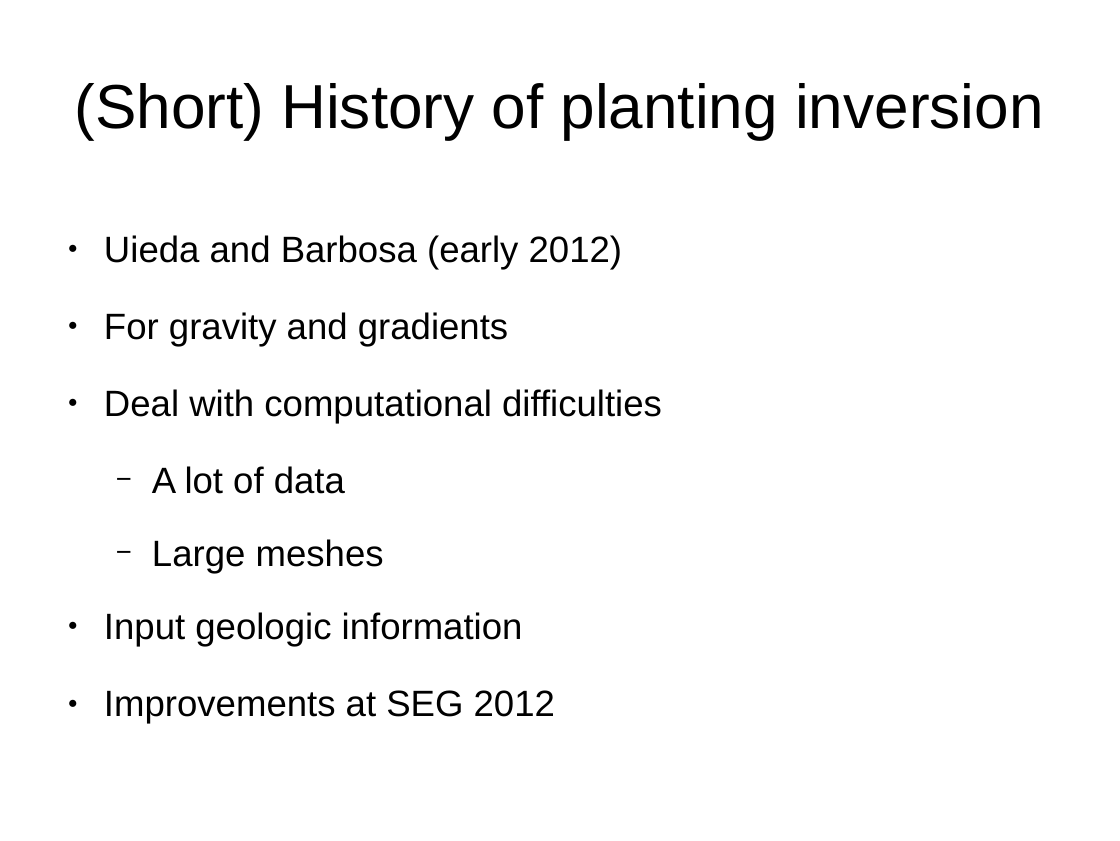
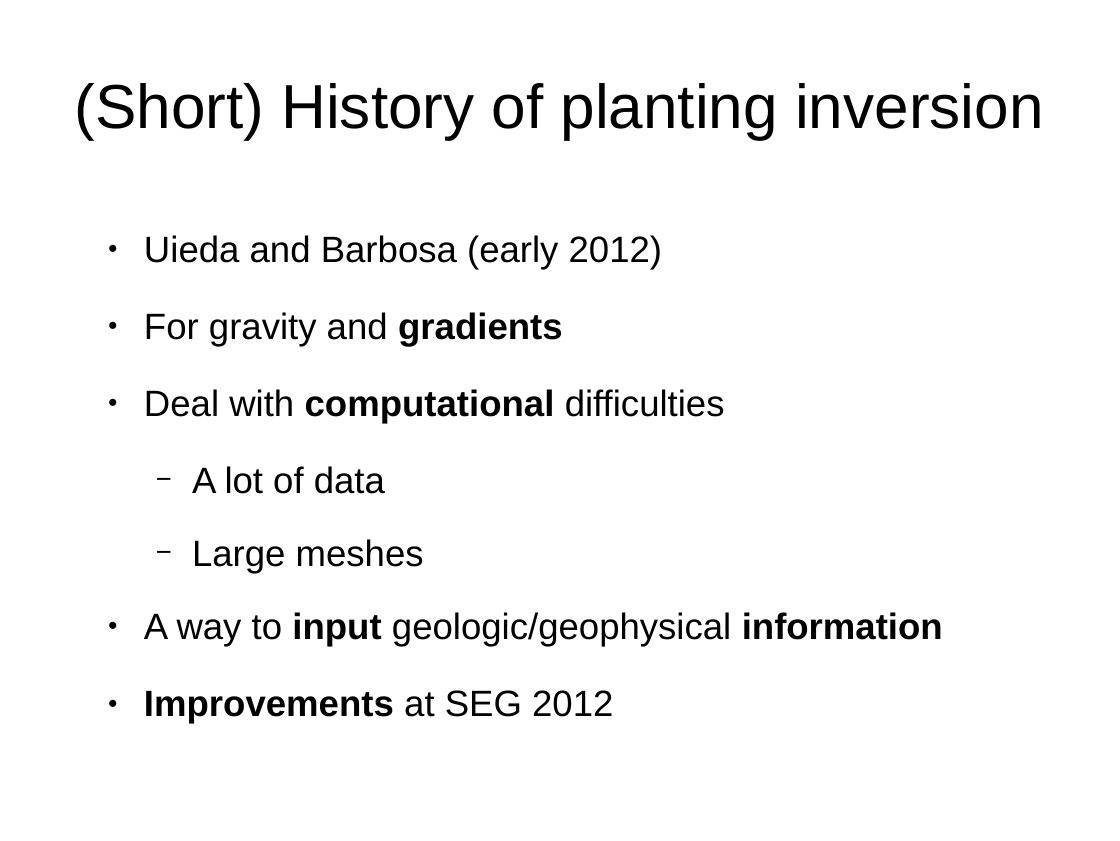
Before and after one commit to leouieda/agu-cancun2013, a slide deck: slide 4 of presentation/uieda_oliveirajr_barbosa.odp. Drawn at 1120x841 pixels with LibreOffice and Linux fonts; fonts in the diff are those of the drawing. Boxes give left, top, right and bottom in pixels: in the first picture for what was removed or moved away, otherwise in the second. Text is boxed around its words. In the diff, an @@ line names an element or a change of style, - is before the commit and + after.

```diff
--- a/presentation/uieda_oliveirajr_barbosa.odp
+++ b/presentation/uieda_oliveirajr_barbosa.odp
@@ text "Uieda and Barbosa (early 2012)": place and size @@
-text "Uieda and Barbosa (early 2012)" at <box>104,235,662,717</box>
+text "Uieda and Barbosa (early 2012)" at <box>144,235,943,717</box>
@@ text at <box>144,312,725,717</box>: bold on in "gradients", "computational", "Improvements" @@
@@ text at <box>144,612,943,647</box>: text changed @@
-● Input geologic information
+● A way to input geologic/geophysical information
```
Also in this commit, not shown: 2 other slides changed, 6 slides added.
